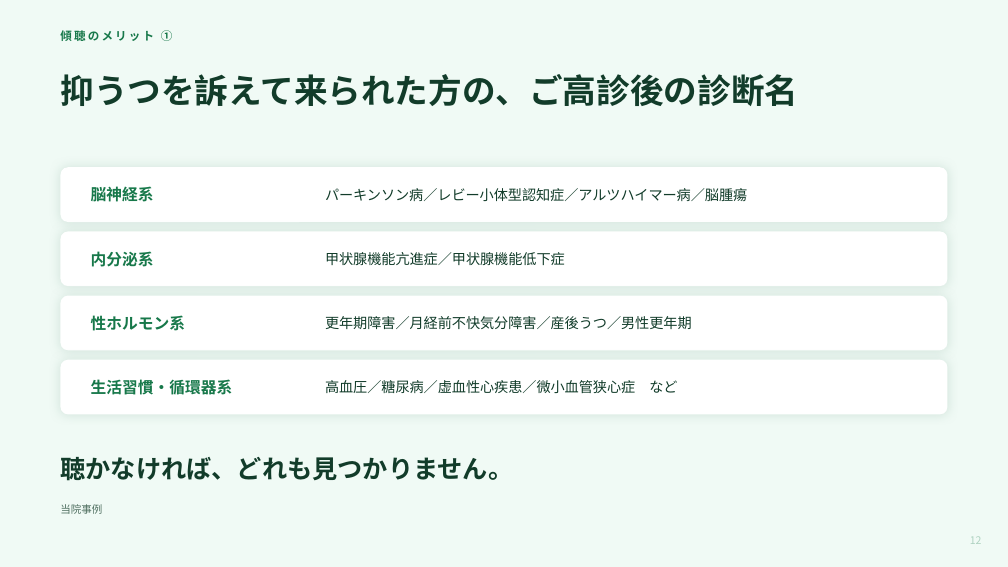
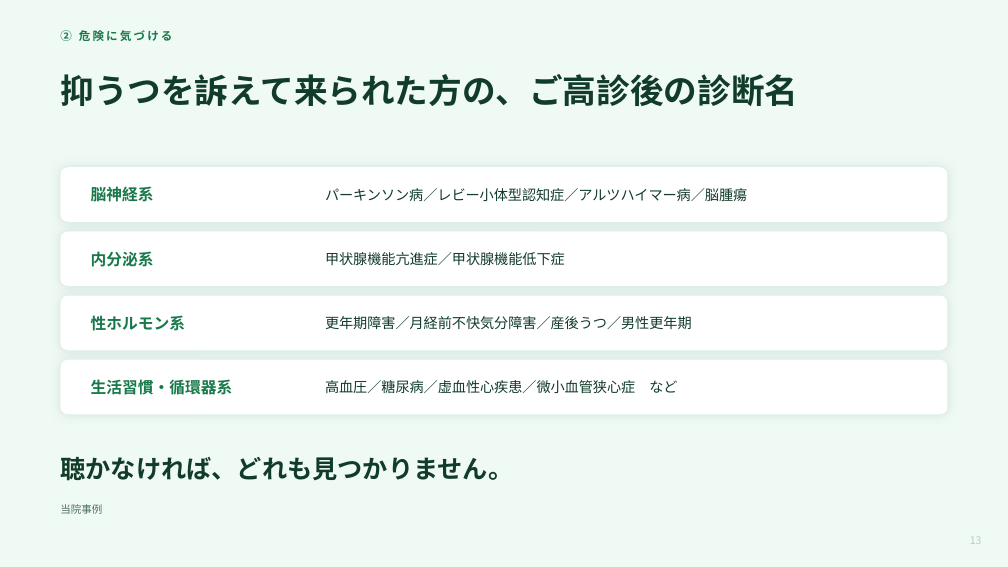
Before and after one commit to mananyon/manayonekura, a slide deck: slide 13 of docs/slides/20261016APNET/APNET本番版.pptx (slide 12 before the commit). Drawn at 1008x567 pixels with LibreOffice and Linux fonts; fonts in the diff are those of the drawing. Boxes give left, top, right and bottom in pixels: in the first picture for what was removed or moved away, otherwise in the second. Text is boxed around its words. In the diff, an @@ line names an element or a change of style, - is before the commit and + after.

```diff
--- a/docs/slides/20261016APNET/APNET本番版.pptx
+++ b/docs/slides/20261016APNET/APNET本番版.pptx
@@ text at bbox=[60, 30, 173, 41]: text changed @@
-傾聴のメリット ①
+② 危険に気づける
```
Also in this commit, not shown: 49 other slides changed, 2 slides added, 2 other files.
